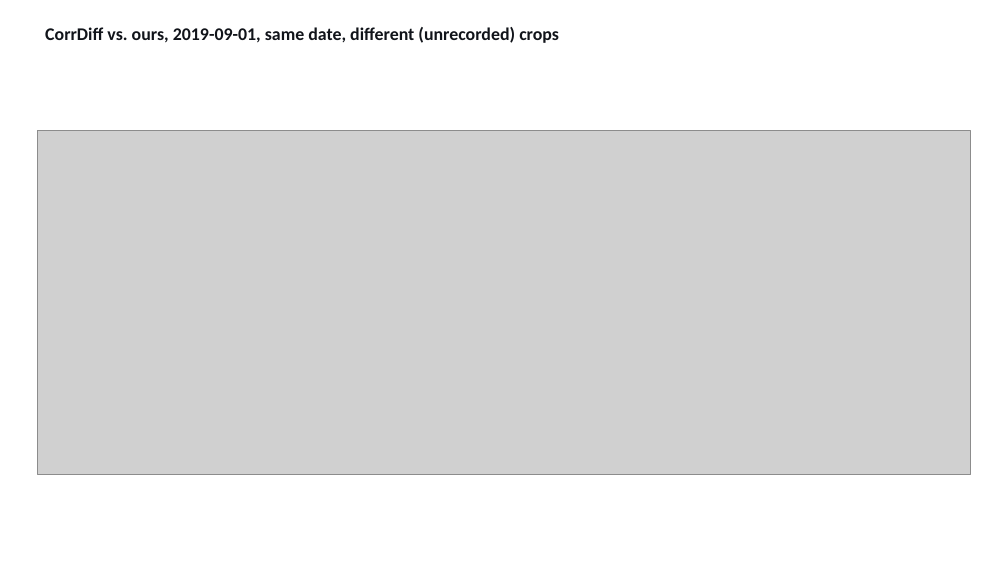
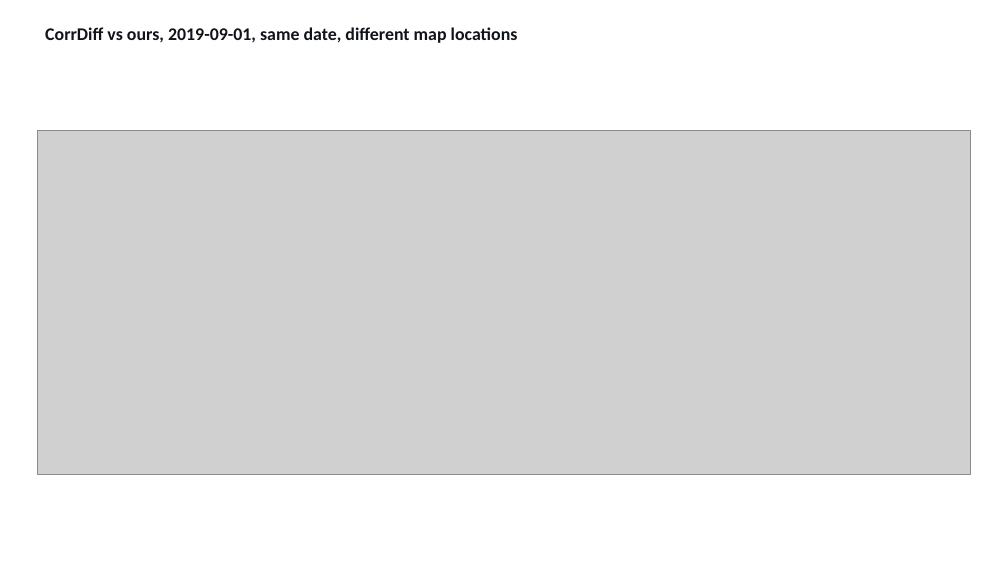
Before and after one commit to milhud/diffusion_downscaling_model, a slide deck: slide 11 of results/corrdiff_comparison/corrdiff_benchmark_slides.pptx (slide 12 before the commit). Drawn at 1008x567 pixels with LibreOffice and Linux fonts; fonts in the diff are those of the drawing; grey boxes stand for pictures. Boxes give left, top, right and bottom in pixels: in the first picture for what was removed or moved away, otherwise in the second. Text is boxed around its words. In the diff, an @@ line names an element or a change of style, - is before the commit and + after.

Commit message:
Swap accuracy to bar chart, training time to plain text, drop ratio-zoom slide
- Accuracy, all variables: bar chart instead of text bullets (that was
  backwards from what was asked -- bar chart for accuracy, plain text
  for training time).
- Training time (CorrDiff and ours): plain text slides instead of native
  pptx bar charts.
- Dropped the power-ratio zoomed slide entirely (scale/framing didn't
  read clearly) and the "raw view" wording from the remaining spectrum
  caption.
- Clarified "unrecorded crop locations" wording: CorrDiff's generate.py
  does not save which map location it ran on for each date, not just
  "unrecorded" with no explanation.
- Noted where the 6 comparison dates came from: random held-out
  test-year samples from scripts/run_generic_baselines.py (seed 0).

```diff
--- a/results/corrdiff_comparison/corrdiff_benchmark_slides.pptx
+++ b/results/corrdiff_comparison/corrdiff_benchmark_slides.pptx
@@ text at <box>45,27,518,43</box>: text changed @@
-CorrDiff vs. ours, 2019-09-01, same date, different (unrecorded) crops
+CorrDiff vs ours, 2019-09-01, same date, different map locations
```
Also in this commit, not shown: 7 other slides changed, 2 slides added, 3 slides removed, 7 other files.
